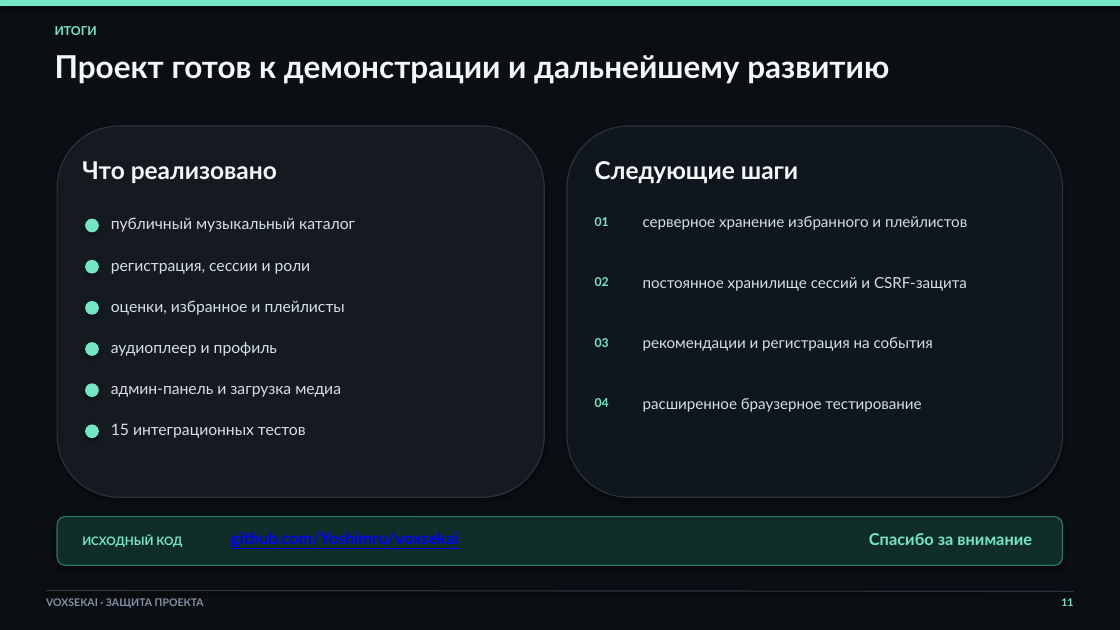
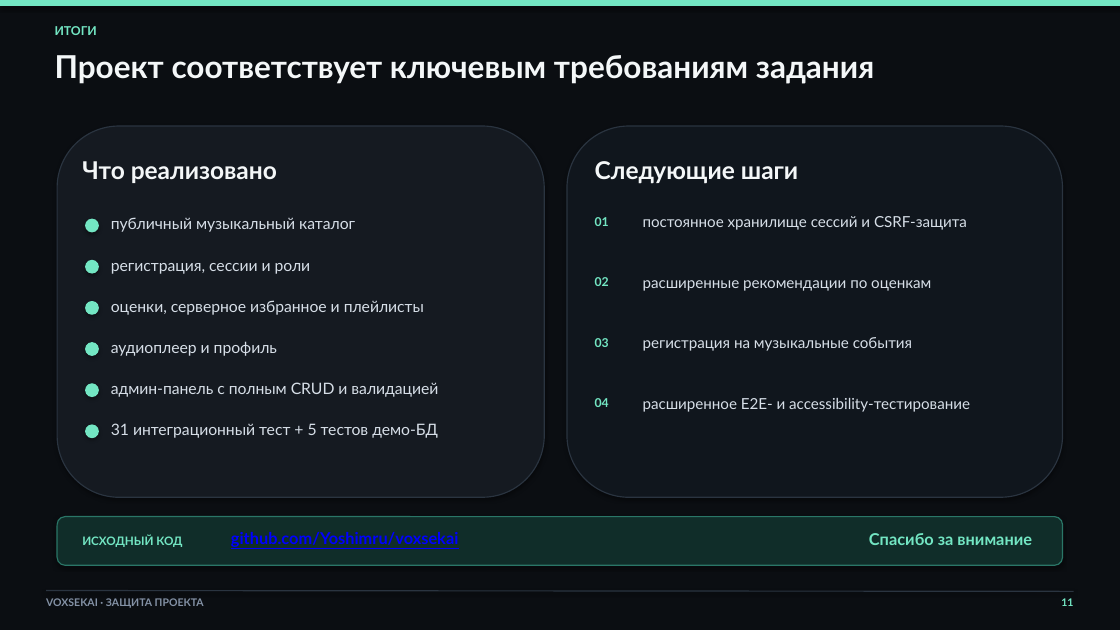
Before and after one commit to Yoshimru/voxsekai, a slide deck: slide 11 of reports/Презентация VoxSekai.pptx. Drawn at 1120x630 pixels with LibreOffice and Linux fonts; fonts in the diff are those of the drawing. Boxes give left, top, right and bottom in pixels: in the first picture for what was removed or moved away, otherwise in the second. Text is boxed around its words. In the diff, an @@ line names an element or a change of style, - is before the commit and + after.

```diff
--- a/reports/Презентация VoxSekai.pptx
+++ b/reports/Презентация VoxSekai.pptx
@@ text at [55,55,874,84]: text changed @@
-Проект готов к демонстрации и дальнейшему развитию
+Проект соответствует ключевым требованиям задания
@@ text "постоянное хранилище сессий и CSRF-защита": place and size @@
-text "постоянное хранилище сессий и CSRF-защита" at [643,277,967,291]
+text "постоянное хранилище сессий и CSRF-защита" at [643,216,967,230]
@@ text removed at [643,216,967,230] @@
-серверное хранение избранного и плейлистов
@@ text added at [643,280,931,291], 13 pt, text #D6DEE7 @@
+расширенные рекомендации по оценкам
@@ text at [111,300,424,315]: text changed @@
-оценки, избранное и плейлисты
+оценки, серверное избранное и плейлисты
@@ text at [643,337,912,351]: text changed @@
-рекомендации и регистрация на события
+регистрация на музыкальные события
@@ text at [111,382,438,397]: text changed @@
-админ-панель и загрузка медиа
+админ-панель с полным CRUD и валидацией
@@ text at [643,398,970,412]: text changed @@
-расширенное браузерное тестирование
+расширенное E2E- и accessibility-тестирование
@@ text at [111,423,438,438]: text changed @@
-15 интеграционных тестов
+31 интеграционный тест + 5 тестов демо-БД
```
Also in this commit, not shown: 5 other slides changed, 7 other files.
